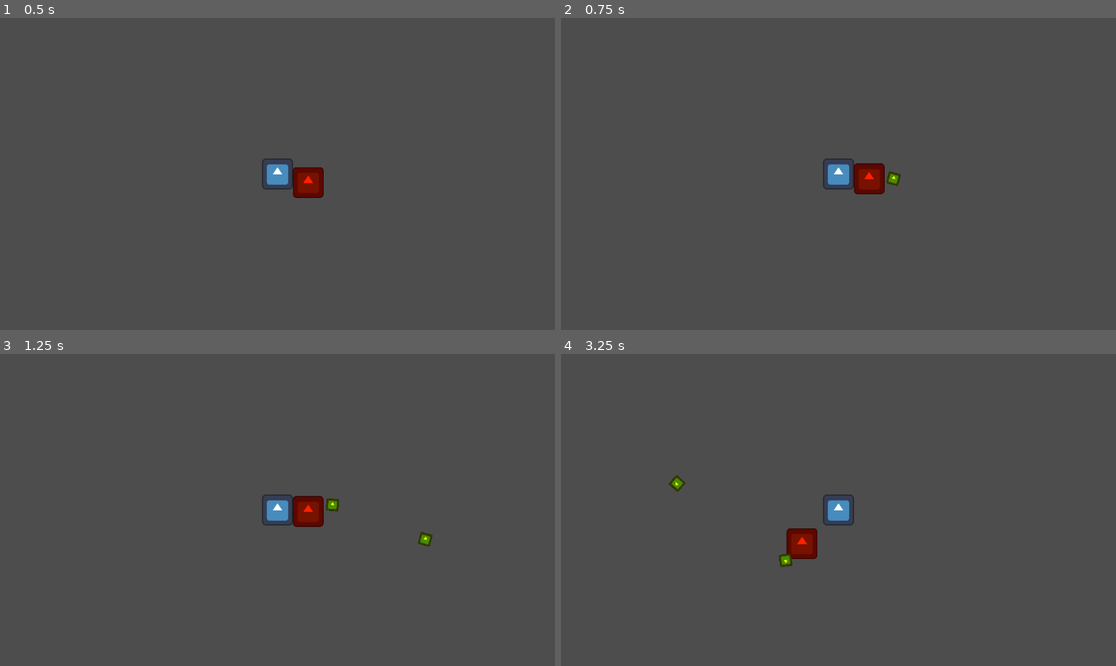
Above: before the commit, frames 1-4 (two rows, left to right).
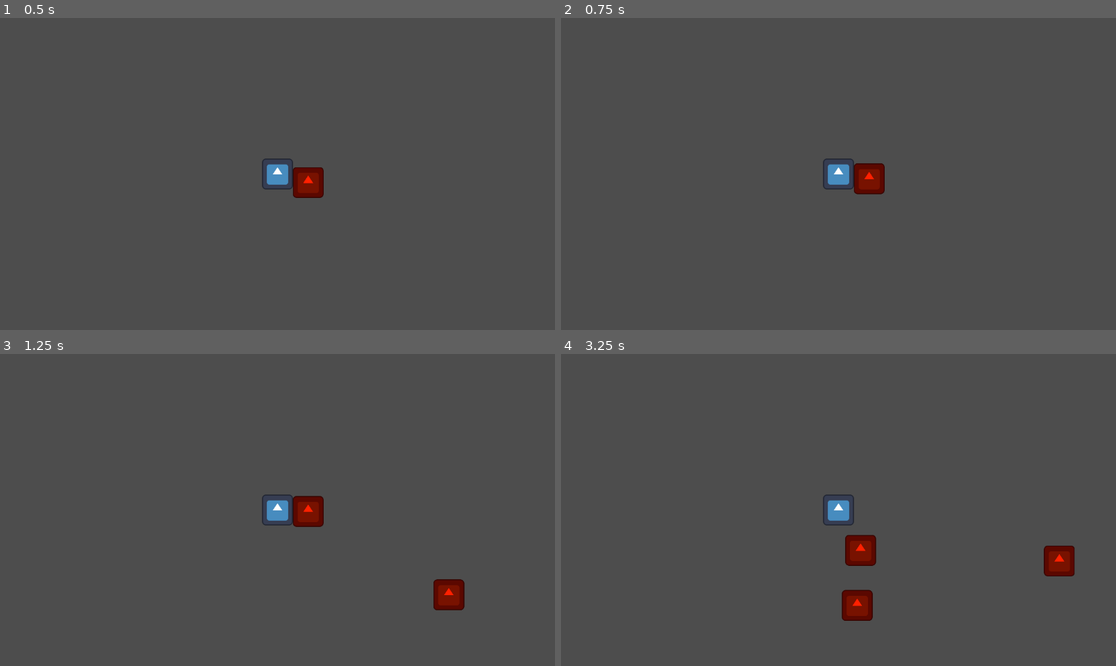
Above: after the commit, the same moments.

Repository: 404rakshit/other-games
Game: Godot game, scene res://scenes/game/world.tscn
Same seed, same stepped clock (60 frames per second), same inputs: the game is played once before the commit and once after it. The engine's default icon, where the game draws it, is replaced by a stand-in: a white triangle on a blue panel in a dark square.
Inputs:
- Up to frame 1 (0.5 s): no input
- Up to frame 2 (0.75 s): hold D (move_right) from 0.53 s (still down)
- Up to frame 3 (1.25 s): keep holding D (move_right)
- Up to frame 4 (3.25 s): release D (move_right) at 1.28 s; hold S (move_down) 1.28-2.03 s; hold D (move_right) 2.03-2.78 s; hold W (move_up) from 2.78 s (still down)

Frame 1 is identical in both runs. In frame 2, less than 0.1% of the frame differs, in the area x 58-62%, y 49-54%; in frame 3, 0.7%; in frame 4, 2.4%, in the area x 19-93%, y 38-86%.

Commit message:
added: health comp & spawn enemy

Diff:
--- /dev/null
+++ b/scenes/comp/health_component.tscn
@@ -0,0 +1,6 @@
+[gd_scene load_steps=2 format=3 uid="uid://c16gcgs04xwm8"]
+
+[ext_resource type="Script" uid="uid://bsq2mn0p8b0pw" path="res://scripts/comp/health_component.gd" id="1_yk16j"]
+
+[node name="HealthComponent" type="Node2D"]
+script = ExtResource("1_yk16j")
--- a/scenes/enemy/enemy.tscn
+++ b/scenes/enemy/enemy.tscn
@@ -1,7 +1,8 @@
-[gd_scene load_steps=4 format=3 uid="uid://drhkcd78218ty"]
+[gd_scene load_steps=5 format=3 uid="uid://drhkcd78218ty"]
 
 [ext_resource type="Texture2D" uid="uid://4q335xxs2p" path="res://icon.svg" id="1_4a83h"]
 [ext_resource type="Script" uid="uid://kixbm1ob1e7s" path="res://scripts/enemy/enemy.gd" id="1_a3pup"]
+[ext_resource type="PackedScene" uid="uid://c16gcgs04xwm8" path="res://scenes/comp/health_component.tscn" id="3_40wdo"]
 
 [sub_resource type="RectangleShape2D" id="RectangleShape2D_4a83h"]
 size = Vector2(66, 62)
@@ -20,3 +21,8 @@
 
 [node name="CollisionShape2D" type="CollisionShape2D" parent="."]
 shape = SubResource("RectangleShape2D_4a83h")
+
+[node name="HealthComponent" parent="." instance=ExtResource("3_40wdo")]
+max_health = 3
+
+[connection signal="died" from="HealthComponent" to="." method="_on_health_component_died"]
--- a/scenes/game/world.tscn
+++ b/scenes/game/world.tscn
@@ -1,11 +1,18 @@
-[gd_scene load_steps=3 format=3 uid="uid://6wubinngqbf8"]
+[gd_scene load_steps=4 format=3 uid="uid://6wubinngqbf8"]
 
+[ext_resource type="Script" uid="uid://cw8g2bodtrtdp" path="res://scripts/game/world.gd" id="1_d8brc"]
 [ext_resource type="PackedScene" uid="uid://d1w5ccem33kle" path="res://scenes/player/player.tscn" id="1_g5t8f"]
 [ext_resource type="PackedScene" uid="uid://drhkcd78218ty" path="res://scenes/enemy/enemy.tscn" id="2_d8brc"]
 
 [node name="World" type="Node2D"]
+script = ExtResource("1_d8brc")
 
 [node name="Player" parent="." instance=ExtResource("1_g5t8f")]
 
 [node name="Enemy" parent="." instance=ExtResource("2_d8brc")]
 position = Vector2(85, 49)
+
+[node name="Timer" type="Timer" parent="."]
+autostart = true
+
+[connection signal="timeout" from="Timer" to="." method="_on_timer_timeout"]
--- a/scenes/player/player.tscn
+++ b/scenes/player/player.tscn
@@ -1,8 +1,9 @@
-[gd_scene load_steps=5 format=3 uid="uid://d1w5ccem33kle"]
+[gd_scene load_steps=6 format=3 uid="uid://d1w5ccem33kle"]
 
 [ext_resource type="Texture2D" uid="uid://4q335xxs2p" path="res://icon.svg" id="1_8afob"]
 [ext_resource type="Script" uid="uid://6iyonbfy33sl" path="res://scripts/player/player.gd" id="1_dovo2"]
 [ext_resource type="PackedScene" uid="uid://bs8eogk6v0q13" path="res://scenes/weapon/gun.tscn" id="3_gmlin"]
+[ext_resource type="PackedScene" uid="uid://c16gcgs04xwm8" path="res://scenes/comp/health_component.tscn" id="4_lvxji"]
 
 [sub_resource type="CircleShape2D" id="CircleShape2D_dovo2"]
 radius = 30.68
@@ -24,3 +25,7 @@
 
 [node name="Gun" parent="." instance=ExtResource("3_gmlin")]
 light_mask = 2
+
+[node name="HealthComponent" parent="." instance=ExtResource("4_lvxji")]
+
+[connection signal="died" from="HealthComponent" to="." method="_on_health_component_died"]
--- a/scenes/weapon/projectile.tscn
+++ b/scenes/weapon/projectile.tscn
@@ -23,4 +23,5 @@
 
 [node name="VisibleOnScreenNotifier2D" type="VisibleOnScreenNotifier2D" parent="."]
 
+[connection signal="body_entered" from="." to="." method="_on_body_entered"]
 [connection signal="screen_exited" from="VisibleOnScreenNotifier2D" to="." method="_on_visible_on_screen_notifier_2d_screen_exited"]
--- /dev/null
+++ b/scripts/comp/health_component.gd
@@ -0,0 +1,20 @@
+extends Node2D
+class_name HealthComponent
+
+signal died
+signal health_changed(new_health: int)
+
+@export var max_health : int = 10
+var current_health : int
+
+func _ready() -> void:
+	current_health = max_health
+
+func damage(attack_amount: int):
+	current_health -= attack_amount
+	current_health = max(current_health, 0)
+
+	health_changed.emit(current_health)
+
+	if current_health <= 0:
+		died.emit()
--- a/scripts/enemy/enemy.gd
+++ b/scripts/enemy/enemy.gd
@@ -5,6 +5,8 @@
 
 # variables
 const player_group_name = "player"
+
+@onready var health_component = $HealthComponent
 
 # refs (states)
 var player: Node2D = null
@@ -17,3 +19,13 @@
 		var direction = global_position.direction_to(player.global_position)
 		velocity = direction * speed
 		move_and_slide()
+
+func take_damage(amount: int):
+	health_component.damage(amount)
+
+	modulate = Color.RED
+	var tween = create_tween()
+	tween.tween_property(self, "modulate", Color.WHITE, 0.1)
+
+func _on_health_component_died() -> void:
+	queue_free()
--- /dev/null
+++ b/scripts/game/world.gd
@@ -0,0 +1,14 @@
+extends Node2D
+
+const ENEMY_SCENE = preload("res://scenes/enemy/enemy.tscn")
+
+func _on_timer_timeout() -> void:
+	spawn_enwmy()
+
+func spawn_enwmy():
+	var new_enemy : CharacterBody2D = ENEMY_SCENE.instantiate()
+
+	var random_pos := Vector2(randf_range(0, 1000), randf_range(0, 600))
+	new_enemy.global_position = random_pos
+
+	add_child(new_enemy)
--- a/scripts/player/player.gd
+++ b/scripts/player/player.gd
@@ -2,6 +2,8 @@
 
 # exports
 @export var speed : float = 300.0
+
+@onready var health_component: HealthComponent = $HealthComponent
 
 func _process(_delta: float) -> void:
 
@@ -13,3 +15,11 @@
 		velocity = Vector2.ZERO
 
 	move_and_slide()
+
+func take_damage(amount: int):
+	health_component.damage(amount)
+	print("Player got damage: ", health_component.current_health)
+
+func _on_health_component_died() -> void:
+	print("Game Over!")
+	get_tree().paused = true
--- a/scripts/weapon/gun.gd
+++ b/scripts/weapon/gun.gd
@@ -10,8 +10,7 @@
 
 func shoot():
 	var enemies_in_range = range_area.get_overlapping_bodies()
-
-	print("enemies_in_range", enemies_in_range)
+	#print("enemies_in_range", enemies_in_range)
 
 	if enemies_in_range.size() > 0:
 
--- a/scripts/weapon/projectile.gd
+++ b/scripts/weapon/projectile.gd
@@ -1,4 +1,6 @@
 extends Area2D
+
+@export var damage = 1
 
 var speed : float = 400.0
 var direction = Vector2.RIGHT
@@ -7,6 +9,13 @@
 	position += direction * speed * delta
 
 
-
 func _on_visible_on_screen_notifier_2d_screen_exited() -> void:
 	queue_free()
+
+
+func _on_body_entered(body: Node2D) -> void:
+	# "Duck Typing"
+	if body.has_method("take_damage"):
+		body.take_damage(damage)
+
+		queue_free()
Not shown, added: scripts/comp/health_component.gd.uid
Not shown, added: scripts/game/world.gd.uid
